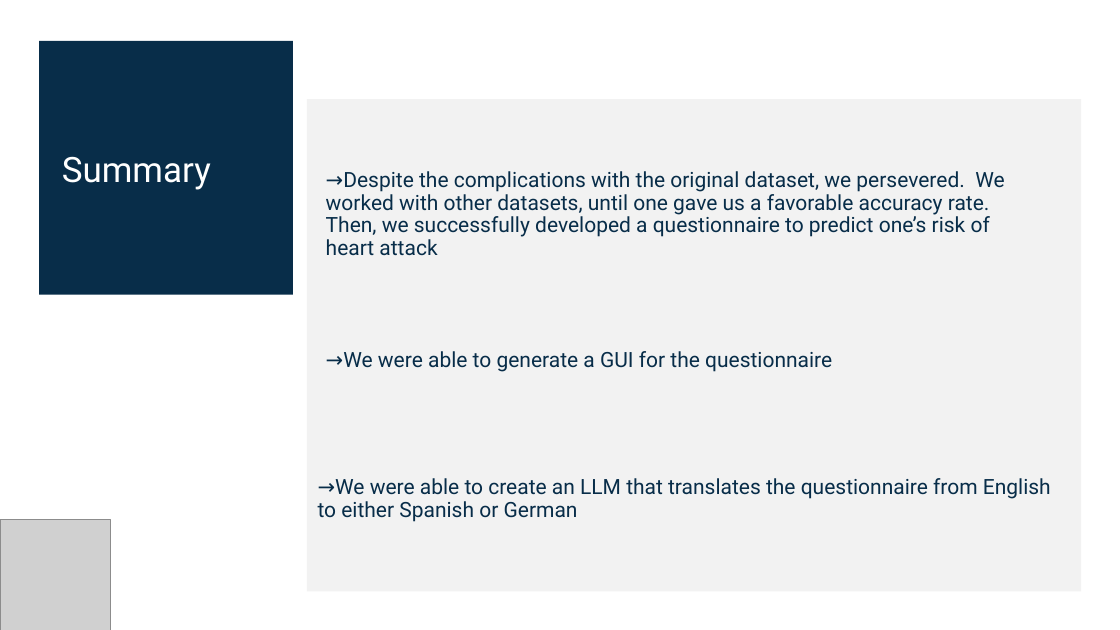
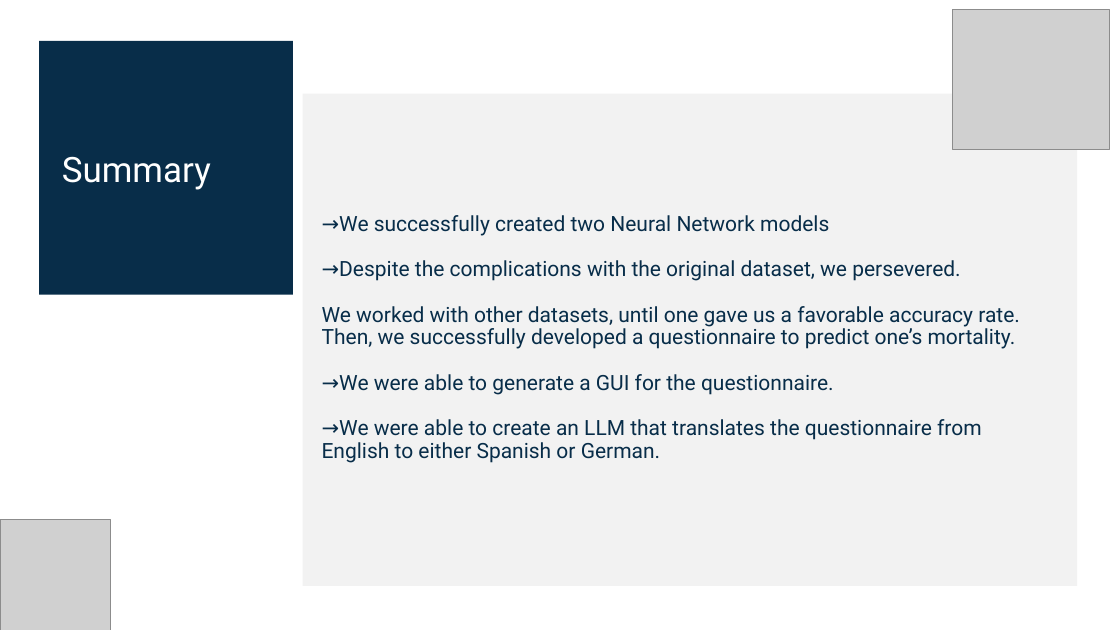
Before and after one commit to Pete1001/heart_attack_outcome, a slide deck: slide 11 of heart_attack_outcome.v1.3.pptx. Drawn at 1120x630 pixels with LibreOffice and Linux fonts; fonts in the diff are those of the drawing; grey boxes stand for pictures. Boxes give left, top, right and bottom in pixels: in the first picture for what was removed or moved away, otherwise in the second. Text is boxed around its words. In the diff, an @@ line names an element or a change of style, - is before the commit and + after.

```diff
--- a/heart_attack_outcome.v1.3.pptx
+++ b/heart_attack_outcome.v1.3.pptx
@@ picture added at (953,9,1110,150) @@
@@ rectangle: place and size @@
-rectangle at (307,99,1081,592)
+rectangle at (302,93,1077,586)
@@ text at (322,215,1020,463): text changed @@
-→Despite the complications with the original dataset, we persevered. We worked with other datasets, until one gave us a favorable accuracy rate. Then, we successfully developed a questionnaire to predict one’s risk of heart attack
+→We successfully created two Neural Network models
+→Despite the complications with the original dataset, we persevered.
+We worked with other datasets, until one gave us a favorable accuracy rate. Then, we successfully developed a questionnaire to predict one’s mortality.
+→We were able to generate a GUI for the questionnaire.
+→We were able to create an LLM that translates the questionnaire from English to either Spanish or German.
@@ text removed at (343,351,832,372) @@
-→We were able to generate a GUI for the questionnaire
@@ text removed at (318,478,1051,522) @@
-→We were able to create an LLM that translates the questionnaire from English to either Spanish or German
```
Also in this commit, not shown: 9 other slides changed, 1 slide added, 1 slide removed.
